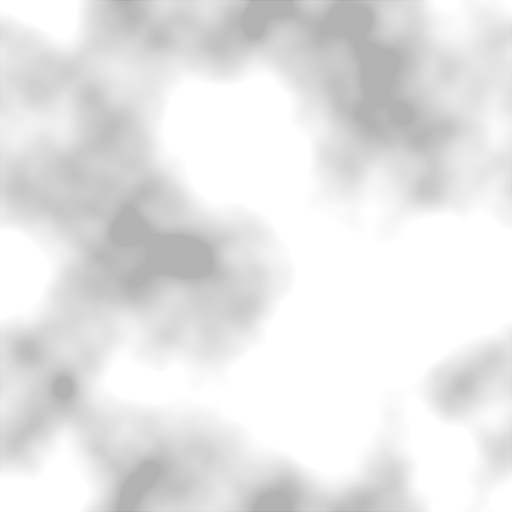
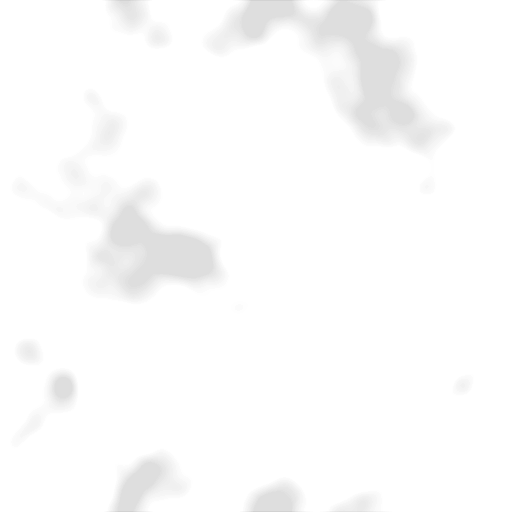
Before/after of a (512, 512) layered artwork. What changed in the layer stack:
pixels changed over [0, 0, 512, 512] (layer not identified)
